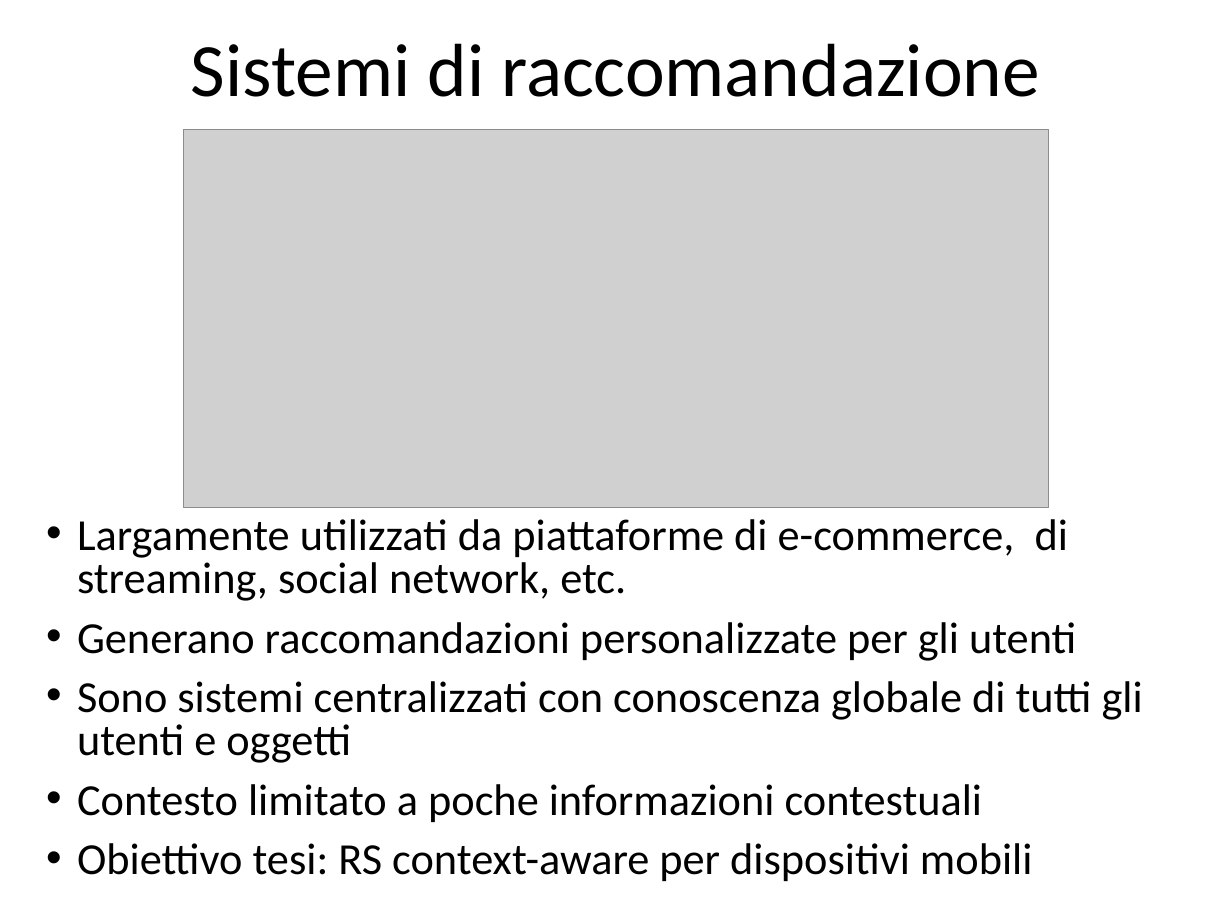
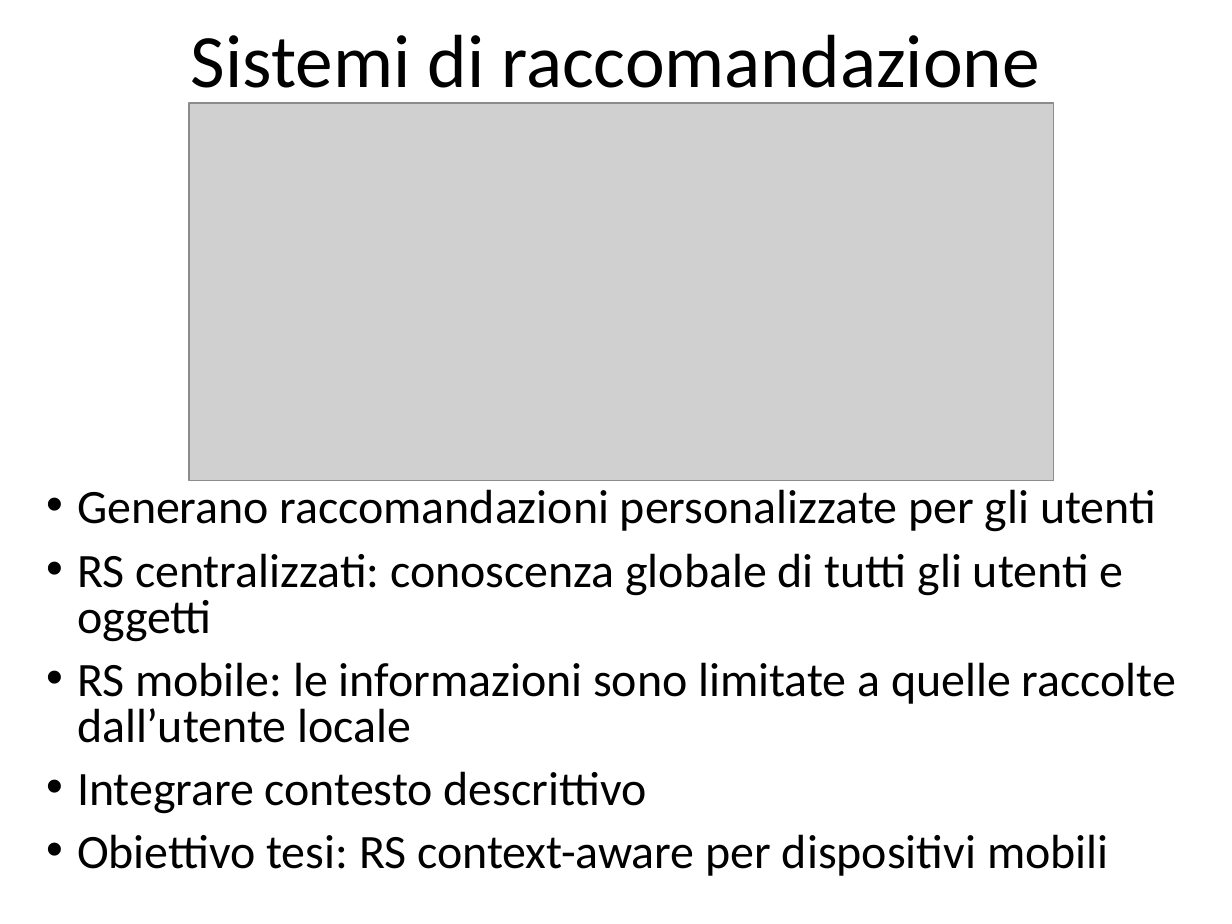
Before and after one commit to CriptHunter/tesi, a slide deck: slide 4 of presentazione/presentazione.pptx (slide 3 before the commit). Drawn at 1232x924 pixels with LibreOffice and Linux fonts; fonts in the diff are those of the drawing; grey boxes stand for pictures. Boxes give left, top, right and bottom in pixels: in the first picture for what was removed or moved away, otherwise in the second. Text is boxed around its words. In the diff, an @@ line names an element or a change of style, - is before the commit and + after.

```diff
--- a/presentazione/presentazione.pptx
+++ b/presentazione/presentazione.pptx
@@ title "Sistemi di raccomandazione" rewrapped from [191,43,1039,97] to [191,34,1039,104] @@
@@ picture: place and size @@
-picture at [184,129,1048,508]
+picture at [190,103,1055,482]
@@ text "Generano raccomandazioni personalizzate per gli ...": place and size @@
-text "Generano raccomandazioni personalizzate per gli ..." at [77,519,1143,881]
+text "Generano raccomandazioni personalizzate per gli ..." at [77,489,1176,876]
@@ text at [77,489,1156,876]: size 25.9 to 28 pt in "Generano raccomandazioni personalizzate per gli utenti", "Obiettivo tesi: RS context-aware per dispositivi mobili" @@
@@ text at [77,519,1068,601]: paragraph removed @@
-• Largamente utilizzati da piattaforme di e-commerce, di streaming, social network, etc.
@@ text at [77,553,1176,814]: text changed; size 25.9 to 28 pt @@
-• Sono sistemi centralizzati con conoscenza globale di tutti gli utenti e oggetti
-• Contesto limitato a poche informazioni contestuali
+• RS centralizzati: conoscenza globale di tutti gli utenti e oggetti
+• RS mobile: le informazioni sono limitate a quelle raccolte dall’utente locale
+• Integrare contesto descrittivo
```
Also in this commit, not shown: 4 other slides changed, 2 slides added.
